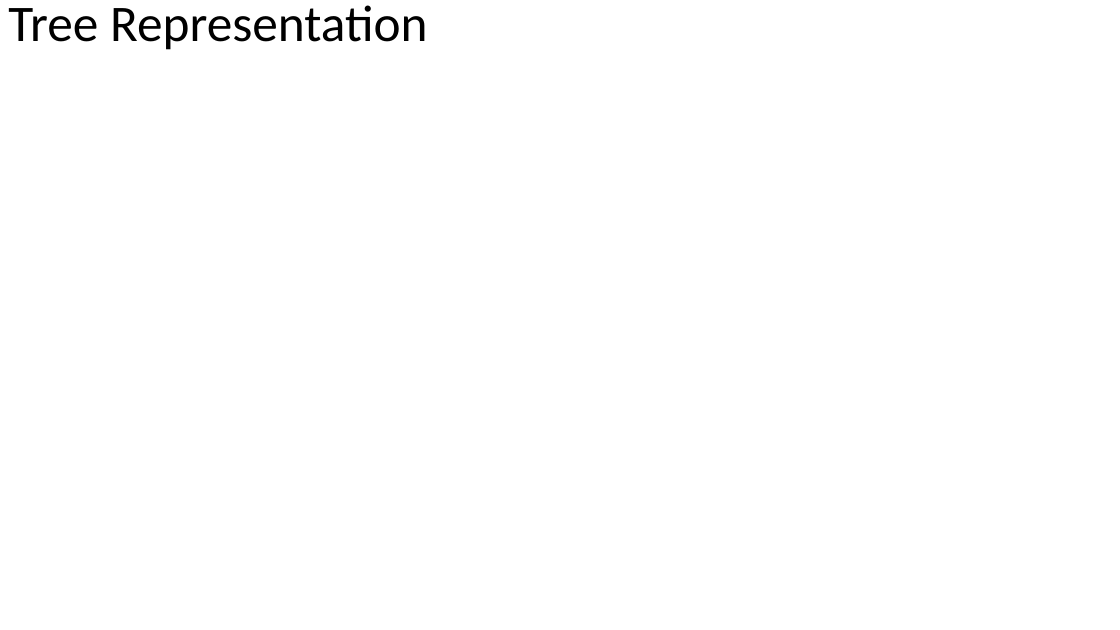
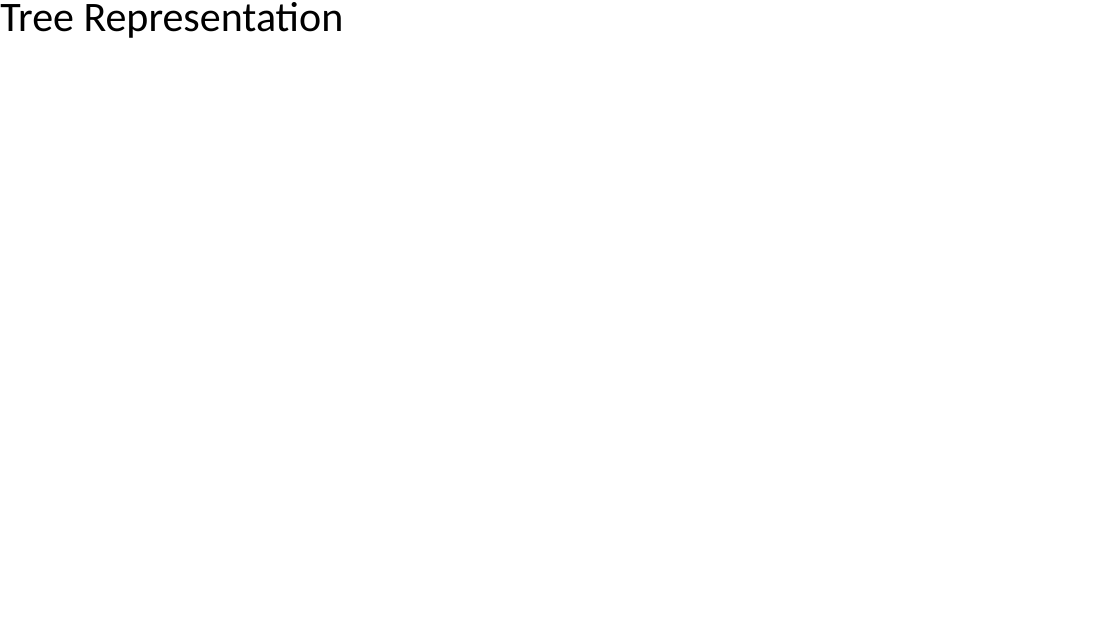
Before and after one commit to XaverB/connect-four, a slide deck: slide 4 of doc/ConnectFourPresentationDraft.pptx. Drawn at 1120x630 pixels with LibreOffice and Linux fonts; fonts in the diff are those of the drawing; background and template pictures are left out. Boxes give left, top, right and bottom in pixels: in the first picture for what was removed or moved away, otherwise in the second. Text is boxed around its words. In the diff, an @@ line names an element or a change of style, - is before the commit and + after.

```diff
--- a/doc/ConnectFourPresentationDraft.pptx
+++ b/doc/ConnectFourPresentationDraft.pptx
@@ title "Tree Representation": place and size @@
-title "Tree Representation" at (8, 5, 428, 50)
+title "Tree Representation" at (0, 2, 344, 38)
@@ title "Tree Representation" at (0, 2, 344, 38): size 44 to 36 pt @@
```
Also in this commit, not shown: 1 other slide changed, 1 other file.
